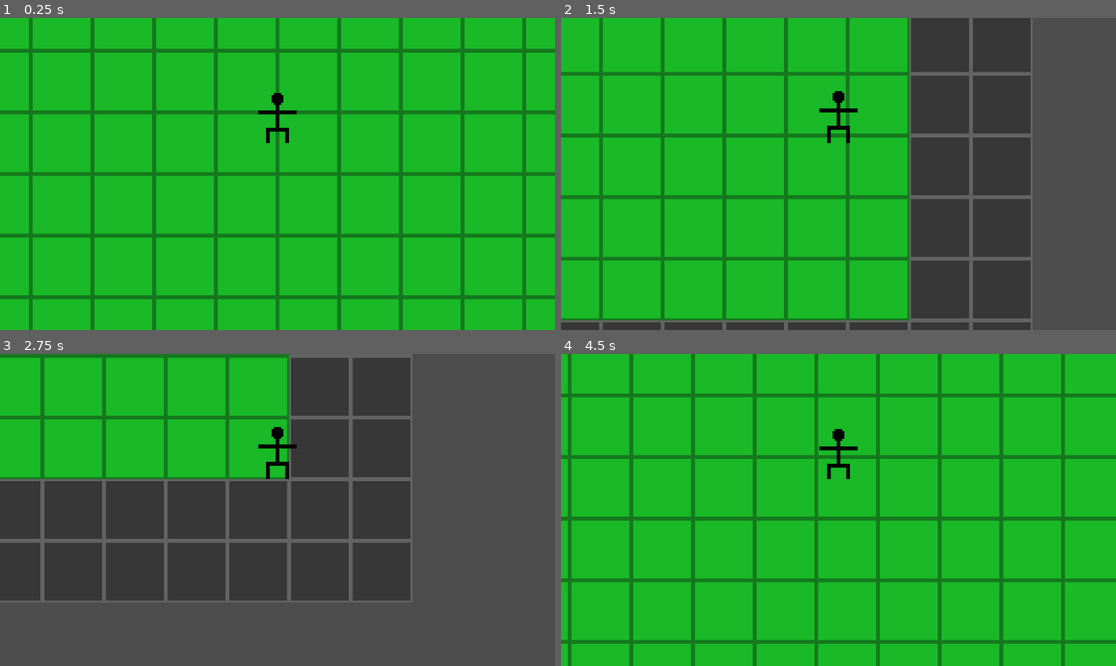
Above: before the commit, frames 1-4 (two rows, left to right).
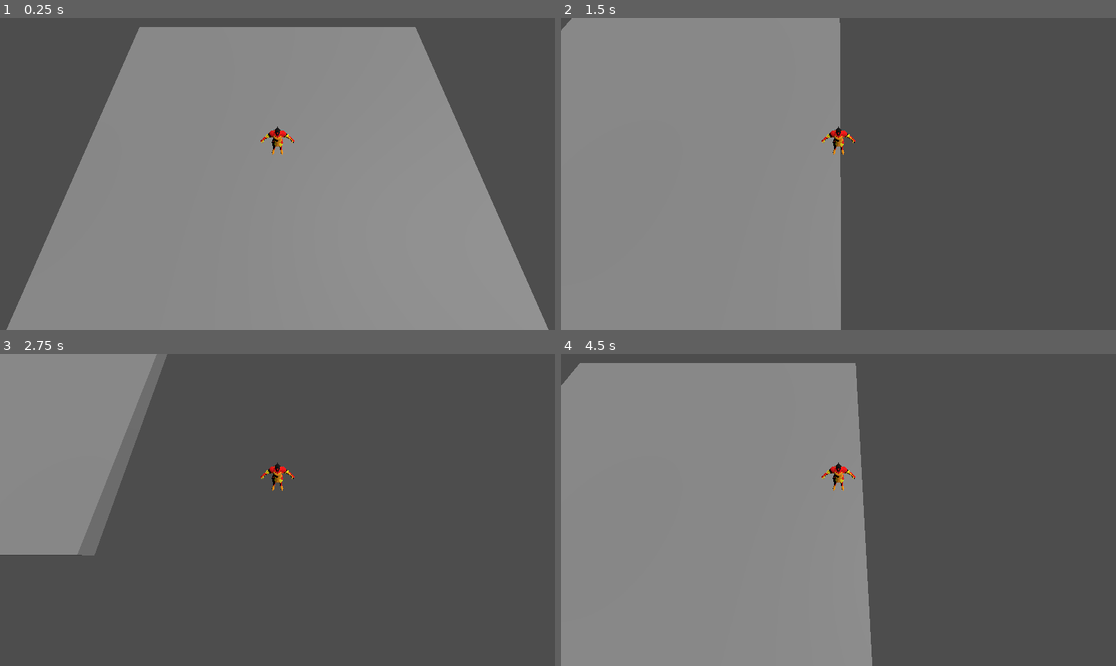
Above: after the commit, the same moments.

Repository: Mathofi/Project-Blackberry
Game: Godot game, scene res://scenes/game.tscn
The game is run twice, just before and just after one commit, with the same random seed, the same clock (stepped at 60 frames per second) and the same inputs.
Inputs:
- Up to frame 1 (0.25 s): no input
- Up to frame 2 (1.5 s): tap Enter at 0.5 s; hold D (move_right) 0.53-1.28 s; tap Space (move_dash) at 0.6, 1.35 s; hold S (move_down) from 1.28 s (still down)
- Up to frame 3 (2.75 s): release S (move_down) at 2.03 s; hold D (move_right) from 2.03 s (still down); tap Space (move_dash) at 2.1 s
- Up to frame 4 (4.5 s): release D (move_right) at 2.78 s; hold W (move_up) 2.78-3.53 s; tap Space (move_dash) at 2.85, 3.6, 4.35 s; hold A (move_left) from 3.53 s (still down)

The runs differ from the first frame. In frame 1, 100% of the frame differs, in the area x 0-100%, y 0-100%; in frame 2, 62%; in frame 3, 26%; in frame 4, 100%.

Commit message:
added 3d model and 3d movement

Diff:
--- a/scenes/game.tscn
+++ b/scenes/game.tscn
@@ -1,7 +1,9 @@
-[gd_scene load_steps=5 format=4 uid="uid://tu53n2ombjp6"]
+[gd_scene load_steps=10 format=4 uid="uid://tu53n2ombjp6"]
 
 [ext_resource type="Texture2D" uid="uid://biswsc7buu17g" path="res://assets/TileMapLayer1.png" id="1_uwrxv"]
 [ext_resource type="PackedScene" uid="uid://dhx4j22sn6hi6" path="res://scenes/player.tscn" id="2_yqjtg"]
+[ext_resource type="Script" uid="uid://d01nbeye3y100" path="res://scenes/player.gd" id="3_iywne"]
+[ext_resource type="PackedScene" uid="uid://pob18a08ddbx" path="res://medieval-knight-sculpture-game-ready/source/Dwarf Idle.fbx" id="3_lbhrr"]
 
 [sub_resource type="TileSetAtlasSource" id="TileSetAtlasSource_yqjtg"]
 texture = ExtResource("1_uwrxv")
@@ -17,19 +19,66 @@
 physics_layer_0/collision_layer = 1
 sources/0 = SubResource("TileSetAtlasSource_yqjtg")
 
+[sub_resource type="BoxShape3D" id="BoxShape3D_u5sy4"]
+size = Vector3(0.03, 0.1, 0.02)
+
+[sub_resource type="BoxShape3D" id="BoxShape3D_p57ef"]
+
+[sub_resource type="BoxMesh" id="BoxMesh_u5sy4"]
+
 [node name="game" type="Node2D"]
+visible = false
 
 [node name="Tilemap" type="Node2D" parent="."]
+visible = false
 
 [node name="TileMapLayer" type="TileMapLayer" parent="Tilemap"]
 physics_interpolation_mode = 1
+visible = false
 tile_map_data = PackedByteArray("AAAAAAAAAAAAAAAAAAD//wAAAAAAAAAAAAD+/wAAAAAAAAAAAAABAAAAAAAAAAAAAAACAAAAAAAAAAAAAAADAA …(3280 unchanged characters)…
 tile_set = SubResource("TileSet_8cj0n")
 
 [node name="Player" parent="." instance=ExtResource("2_yqjtg")]
+visible = false
 position = Vector2(0, -16)
-POST_DASH_SPEED_REDUCTION_TIME = 2.0
 
 [node name="Camera2D" type="Camera2D" parent="Player"]
+visible = false
 position = Vector2(0, 16)
 zoom = Vector2(4, 4)
+
+[node name="Node" type="Node" parent="."]
+
+[node name="Node3D" type="Node3D" parent="Node"]
+
+[node name="DirectionalLight3D" type="DirectionalLight3D" parent="Node"]
+transform = Transform3D(-0.849558, -0.0242789, 0.526937, 0.527167, -0.0743518, 0.846503, 0.0186265, 0.996937, 0.0759652, 3.7294, 16.4466, -1.29871)
+
+[node name="player" type="CharacterBody3D" parent="Node"]
+transform = Transform3D(1, 0, 0, 0, 1, 0, 0, 0, 1, 0, 6, 0)
+script = ExtResource("3_iywne")
+
+[node name="Camera3D" type="Camera3D" parent="Node/player"]
+transform = Transform3D(1, 0, 0, 0, 0.309017, 0.951057, 0, -0.951057, 0.309017, 0, 5.03262, 5.27996)
+fov = 92.4018
+
+[node name="Node3D" type="Node3D" parent="Node/player"]
+transform = Transform3D(1, 0, 0, 0, 1, 0, 0, 0, 1, 0, -5.44719, 0)
+
+[node name="StaticBody3D" type="StaticBody3D" parent="Node/player/Node3D"]
+
+[node name="Dwarf Idle" parent="Node/player/Node3D/StaticBody3D" instance=ExtResource("3_lbhrr")]
+
+[node name="CollisionShape3D" type="CollisionShape3D" parent="Node/player/Node3D/StaticBody3D"]
+transform = Transform3D(30, 0, 0, 0, 30, 0, 0, 0, 30, 0.0382535, 1.49202, -0.00784349)
+shape = SubResource("BoxShape3D_u5sy4")
+
+[node name="ground" type="StaticBody3D" parent="Node"]
+
+[node name="CollisionShape3D" type="CollisionShape3D" parent="Node/ground"]
+transform = Transform3D(30, 0, 0, 0, 1, 0, 0, 0, 30, 0, 0, 0)
+shape = SubResource("BoxShape3D_p57ef")
+
+[node name="MeshInstance3D" type="MeshInstance3D" parent="Node/ground"]
+transform = Transform3D(30, 0, 0, 0, 1, 0, 0, 0, 30, 0, 0, 0)
+mesh = SubResource("BoxMesh_u5sy4")
--- /dev/null
+++ b/scenes/player.gd
@@ -0,0 +1,77 @@
+extends CharacterBody3D
+
+@export var SPEED = 14.0
+@export var POST_DASH_SPEED = 5.0
+@export var POST_DASH_SPEED_REDUCTION_TIME = 1.0
+@export var DASH_SPEED = 50.0
+@export var DASH_TIME = 0.0005
+@export var DASH_COOLDOWN = 1.0
+@export var POST_DASH_BRAKE_TIME = 0.0005
+
+const ACCELERATION = 80.0
+const FRICTION = 40.0
+const POST_DASH_FRICTION = 500.0
+
+var dash_timer = 0.0
+var dash_cooldown = 0.0
+var dash_direction = Vector3.ZERO
+var post_dash_brake_timer = 0.0
+var post_dash_slow_timer = 0.0
+
+func _physics_process(delta: float) -> void:
+	# Timers
+	if dash_timer > 0.0:
+		dash_timer -= delta
+	else:
+		if dash_cooldown > 0.0:
+			dash_cooldown -= delta
+		if post_dash_brake_timer > 0.0:
+			post_dash_brake_timer -= delta
+		if post_dash_slow_timer > 0.0:
+			post_dash_slow_timer -= delta
+
+	# Start dash
+	if Input.is_action_just_pressed("move_dash") and dash_timer <= 0 and dash_cooldown <= 0:
+		_start_dash()
+
+	# Handle dash
+	if dash_timer > 0.0:
+		velocity.x = dash_direction.x * DASH_SPEED
+		velocity.z = dash_direction.z * DASH_SPEED
+	else:
+		# Normal movement
+		var input_vector = _get_input_vector()
+		var target = Vector3.ZERO
+
+		if input_vector != Vector3.ZERO:
+			var current_max_speed = _get_current_max_speed()
+			target = input_vector * current_max_speed
+
+		var accel = POST_DASH_FRICTION if post_dash_brake_timer > 0 else (ACCELERATION if input_vector != Vector3.ZERO else FRICTION)
+		velocity.x = move_toward(velocity.x, target.x, accel * delta)
+		velocity.z = move_toward(velocity.z, target.z, accel * delta)
+
+	move_and_slide()
+
+func _get_input_vector() -> Vector3:
+	var input_vector = Vector3(
+		Input.get_axis("move_left", "move_right"),
+		0.0,
+		Input.get_axis("move_up", "move_down")
+	)
+	return input_vector.normalized() if input_vector != Vector3.ZERO else input_vector
+
+func _get_current_max_speed() -> float:
+	if post_dash_slow_timer > 0.0:
+		var t = 1.0 - (post_dash_slow_timer / POST_DASH_SPEED_REDUCTION_TIME)
+		return lerp(POST_DASH_SPEED, SPEED, t)
+	return SPEED
+
+func _start_dash() -> void:
+	var input_vector = _get_input_vector()
+	if input_vector != Vector3.ZERO:
+		dash_direction = input_vector
+		dash_timer = DASH_TIME
+		post_dash_brake_timer = POST_DASH_BRAKE_TIME
+		post_dash_slow_timer = POST_DASH_SPEED_REDUCTION_TIME
+		dash_cooldown = DASH_COOLDOWN
--- a/scripts/player.gd
+++ b/scripts/player.gd
@@ -1,16 +1,16 @@
 extends CharacterBody2D
 
 @export var SPEED = 200.0
-@export var POST_DASH_SPEED = 100.0
-@export var POST_DASH_SPEED_REDUCTION_TIME = 0.5
-@export var DASH_SPEED = 800.0
-@export var DASH_TIME = 0.02
+@export var POST_DASH_SPEED = 70.0
+@export var POST_DASH_SPEED_REDUCTION_TIME = 1.0
+@export var DASH_SPEED = 400.0
+@export var DASH_TIME = 0.14
 @export var DASH_COOLDOWN = 1.0
-@export var POST_DASH_BRAKE_TIME = 0.04
+@export var POST_DASH_BRAKE_TIME = 0.14
 
 const ACCELERATION = 1500.0
 const FRICTION = 1000.0
-const POST_DASH_FRICTION = 16000.0
+const POST_DASH_FRICTION = 10000.0
 
 var dash_timer = 0.0
 var dash_cooldown = 0.0
Binary file added: medieval-knight-sculpture-game-ready/source/Dwarf Idle.fbx
Not shown, added: medieval-knight-sculpture-game-ready/source/Dwarf Idle.fbx.import
Binary file added: medieval-knight-sculpture-game-ready/textures/ID01_Base_color.png
Not shown, added: medieval-knight-sculpture-game-ready/textures/ID01_Base_color.png.import
Binary file added: medieval-knight-sculpture-game-ready/textures/ID01_Metallic.png
Not shown, added: medieval-knight-sculpture-game-ready/textures/ID01_Metallic.png.import
Binary file added: medieval-knight-sculpture-game-ready/textures/ID01_Mixed_AO.png
Not shown, added: medieval-knight-sculpture-game-ready/textures/ID01_Mixed_AO.png.import
Not shown, added: medieval-knight-sculpture-game-ready/textures/ID01_Normal_DirectX.png.import
Binary file added: medieval-knight-sculpture-game-ready/textures/ID01_Roughness.png
Not shown, added: medieval-knight-sculpture-game-ready/textures/ID01_Roughness.png.import
Binary file added: medieval-knight-sculpture-game-ready/textures/ID02_Base_color.png
(and 25 more such lines)
